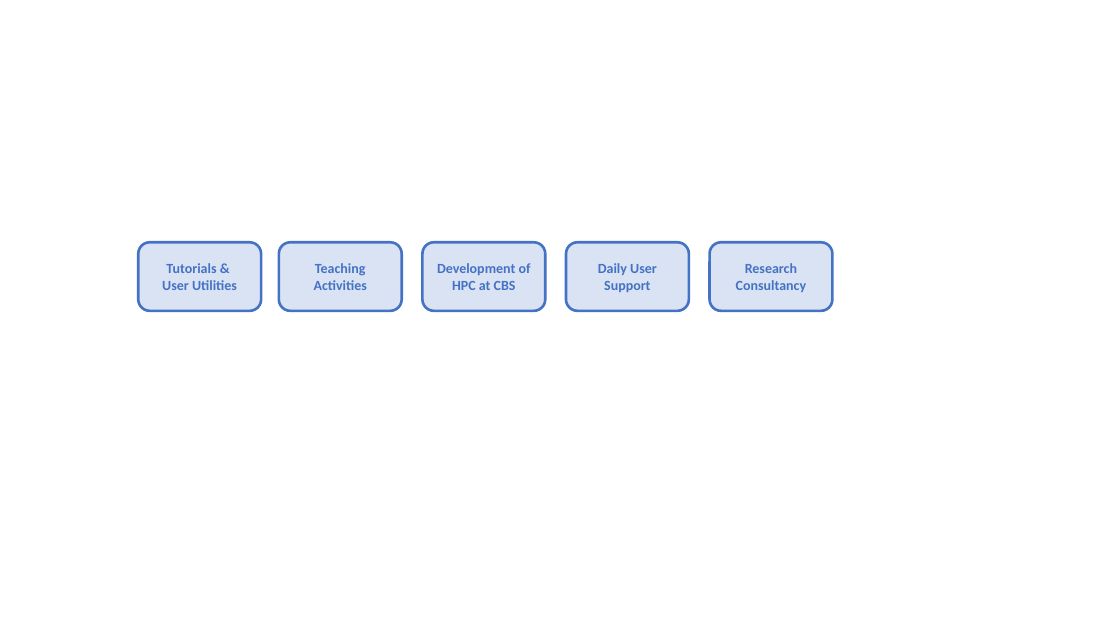
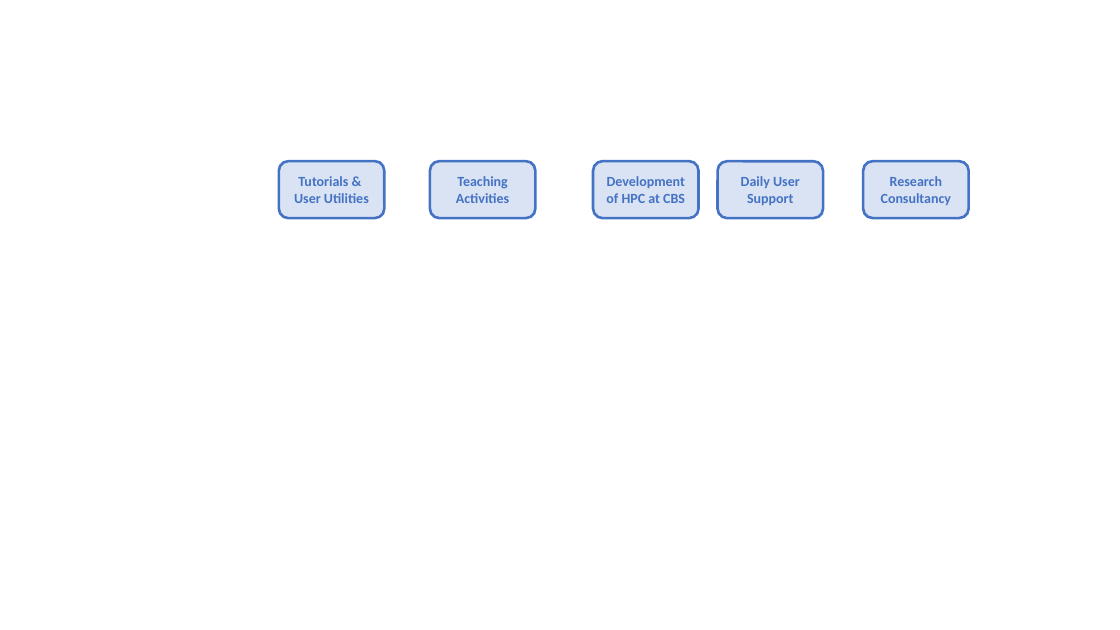
Before and after one commit to CBS-HPC/.github, a slide deck: slide 1 of profile/images/activities.pptx. Drawn at 1120x630 pixels with LibreOffice and Linux fonts; fonts in the diff are those of the drawing. Boxes give left, top, right and bottom in pixels: in the first picture for what was removed or moved away, otherwise in the second. Text is boxed around its words. In the diff, an @@ line names an element or a change of style, - is before the commit and + after.

```diff
--- a/profile/images/activities.pptx
+++ b/profile/images/activities.pptx
@@ rounded rectangle "Tutorials &": place and size @@
-rounded rectangle "Tutorials &" at box(139, 242, 261, 311)
+rounded rectangle "Tutorials &" at box(279, 161, 385, 218)
@@ rounded rectangle "Teaching Activities": place and size @@
-rounded rectangle "Teaching Activities" at box(279, 242, 402, 311)
+rounded rectangle "Teaching Activities" at box(430, 161, 536, 218)
@@ rounded rectangle "Development of HPC at CBS": place and size @@
-rounded rectangle "Development of HPC at CBS" at box(423, 242, 545, 311)
+rounded rectangle "Development of HPC at CBS" at box(593, 161, 699, 218)
@@ rounded rectangle "Daily User Support": place and size @@
-rounded rectangle "Daily User Support" at box(566, 242, 689, 311)
+rounded rectangle "Daily User Support" at box(718, 161, 823, 218)
@@ rounded rectangle "Research Consultancy": place and size @@
-rounded rectangle "Research Consultancy" at box(710, 242, 833, 311)
+rounded rectangle "Research Consultancy" at box(864, 161, 970, 218)
```
Also in this commit, not shown: 6 other files.
